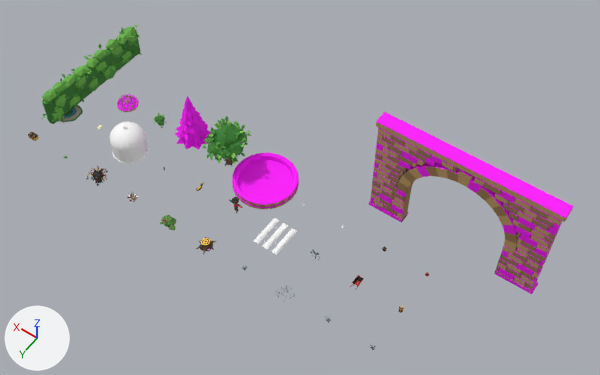
Two versions of the glTF model art/props/FarmHeistProps.glb, one commit apart.
Both versions are drawn from a camera (50 mm lens) standing at (-42.9, 92.7, 196.8) and looking at (40.6, -24.3, 12.9). The axes (+X, +Y, +Z) are drawn at lower left. The lights are the same throughout. The picture after the commit comes second. Vertices at exactly the same position are counted once.

In view in the first picture: 'Cloche', 'FlowerBed', 'FountainBasin', 'Furrows', 'HedgeSection', 'OakTree', 'PineTree', 'TunnelArch' and 10 more.
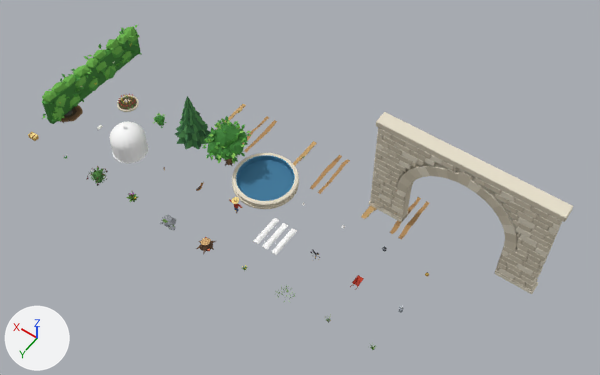
Patch to the scene script:
```diff
--- a/art/props/FarmHeistProps.glb.py
+++ b/art/props/FarmHeistProps.glb.py
@@ me_fountainbasin @@
 me_fountainbasin.from_pydata(...)  # 442 vertices, 880 faces; spans x -10.0..10.0, y -10.0..10.0, z 0.0..2.5
+# me_fountainbasin part 1: texture (UV) coordinates of 880 of 880 faces, centred in x -10.0..10.0, y -10.0..10.0, z 0.0..2.5, changed; they spanned u 0.09..0.41, v 0.03..0.03 and now span u 0.09..0.41, v 0.08..0.08
 me_fountainbasin.materials.append(mat_proppalette)
@@ me_pinetree @@
 me_pinetree.from_pydata(...)  # 354 vertices, 672 faces; spans x -6.2..6.2, y -6.6..5.7, z -0.2..20.5
+# me_pinetree part 2: texture (UV) coordinates of 672 of 672 faces, centred in x -4.4..4.5, y -4.7..4.1, z 1.2..19.4, changed; they spanned u 0.03..0.97, v 0.03..0.79 and now span u 0.03..0.97, v 0.08..0.81
 me_pinetree.materials.append(mat_proppalette)
@@ me_flowerbed @@
 me_flowerbed.from_pydata(...)  # 1218 vertices, 1576 faces; spans x -3.5..3.5, y -3.5..3.5, z 0.0..2.65
+# me_flowerbed part 3: texture (UV) coordinates of 1220 of 1576 faces, centred in x -3.47..3.47, y -3.47..3.47, z 0.18..2.65, changed; they spanned u 0.09..0.91, v 0.03..0.32 and now span u 0.09..0.91, v 0.08..0.36
 me_flowerbed.materials.append(mat_proppalette)
@@ me_tunnelarch @@
 me_tunnelarch.from_pydata(...)  # 3110 vertices, 5692 faces; spans x -26.8..26.8, y -1.4..3.0, z 0.0..36.0
+# me_tunnelarch part 4: texture (UV) coordinates of 5692 of 5692 faces, centred in x -26.8..26.8, y -1.4..3.0, z 0.0..36.0, changed; they spanned u 0.09..0.28, v 0.03..0.03 and now span u 0.09..0.28, v 0.08..0.08
 me_tunnelarch.materials.append(mat_proppalette)
@@ ob_pathedge3 @@
+ob_pathedge3 = bpy.data.objects.new('PathEdge3', me_pathedge3)  # 329 vertices, 322 faces; spans x -4.1..-2.2, y -8.0..8.0, z -0.3..0.6; in mat_proppalette (picture img_proppalette)
+ob_pathedge3.location = (84.0, -42.0, 0.0)
@@ ob_pathwear3 @@
+ob_pathwear3 = bpy.data.objects.new('PathWear3', me_pathwear3)  # 132 vertices, 128 faces; spans x -2.5..2.1, y -8.0..8.0, z 0.0; in mat_proppalette (picture img_proppalette)
+ob_pathwear3.location = (70.0, -42.0, 0.0)
@@ ob_pathedge2 @@
+ob_pathedge2 = bpy.data.objects.new('PathEdge2', me_pathedge2)  # 273 vertices, 282 faces; spans x -4.0..-2.2, y -8.0..8.0, z -0.3..0.4; in mat_proppalette (picture img_proppalette)
+ob_pathedge2.location = (56.0, -42.0, 0.0)
@@ ob_pathwear2 @@
+ob_pathwear2 = bpy.data.objects.new('PathWear2', me_pathwear2)  # 132 vertices, 128 faces; spans x -2.0..2.4, y -8.0..8.0, z 0.0; in mat_proppalette (picture img_proppalette)
+ob_pathwear2.location = (42.0, -42.0, 0.0)
@@ ob_pathedge1 @@
+ob_pathedge1 = bpy.data.objects.new('PathEdge1', me_pathedge1)  # 322 vertices, 317 faces; spans x -5.1..-2.2, y -8.0..8.0, z -0.3..0.6; in mat_proppalette (picture img_proppalette)
+ob_pathedge1.location = (28.0, -42.0, 0.0)
@@ ob_pathwear1 @@
+ob_pathwear1 = bpy.data.objects.new('PathWear1', me_pathwear1)  # 132 vertices, 128 faces; spans x -2.2..2.4, y -8.0..8.0, z 0.0; in mat_proppalette (picture img_proppalette)
+ob_pathwear1.location = (14.0, -42.0, 0.0)
```

What differs and where, as boxes [x1, y1, x2, y2] in the pictures (600 x 375 px):
'PathWear1', added: after [389, 197, 429, 239]
'PathWear2', added: after [310, 155, 350, 194]
'PathWear3', added: after [242, 116, 277, 153]
'PathEdge2', added: after [293, 141, 317, 166]
'PathEdge1', added: after [361, 206, 377, 219]
'PathEdge3', added: after [216, 104, 246, 130]
part 1 of me_fountainbasin, surface changed (pink to blue): [232, 153, 299, 209] in both
part 2 of me_pinetree, surface changed (pink to green): [175, 96, 211, 150] in both
part 3 of me_flowerbed, surface changed: [117, 93, 139, 112] in both
part 4 of me_tunnelarch, surface changed: [369, 112, 573, 294] in both
